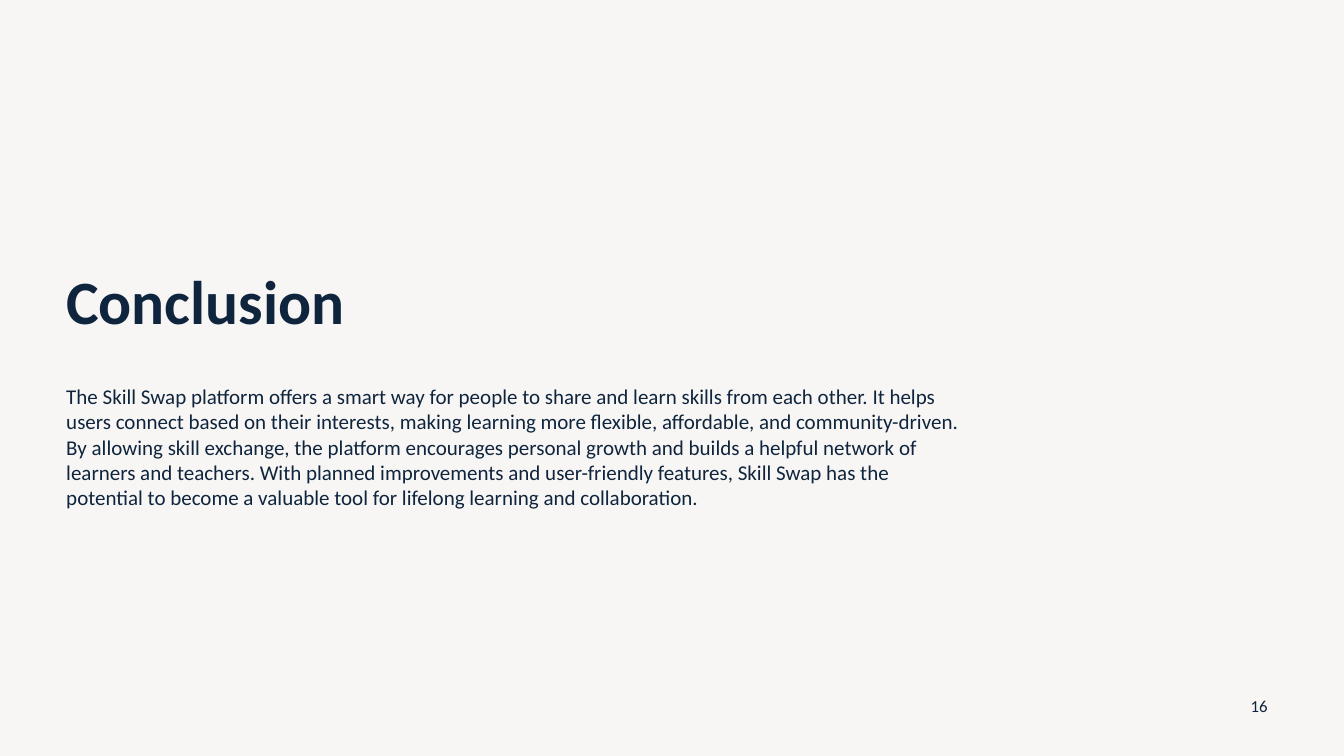
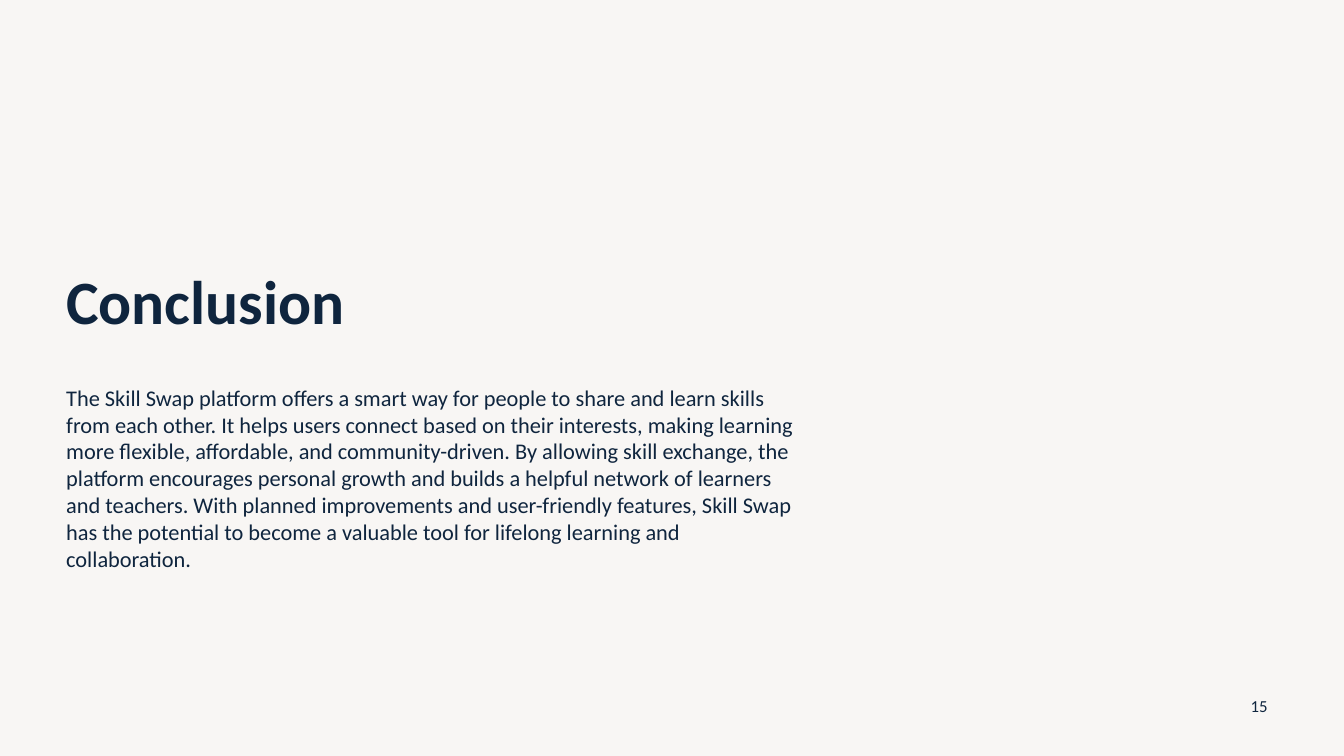
Before and after one commit to arnoldhere/Skill-Swap, a slide deck: slide 15 of doc/SkillSwap.pptx (slide 16 before the commit). Drawn at 1344x756 pixels with LibreOffice and Linux fonts; fonts in the diff are those of the drawing. Boxes give left, top, right and bottom in pixels: in the first picture for what was removed or moved away, otherwise in the second. Text is boxed around its words. In the diff, an @@ line names an element or a change of style, - is before the commit and + after.

```diff
--- a/doc/SkillSwap.pptx
+++ b/doc/SkillSwap.pptx
@@ text "The Skill Swap platform offers ..." at (66,390,793,567): size 15 to 16 pt @@
@@ page number at (1251,701,1268,712): text changed @@
-16
+15
```
Also in this commit, not shown: 6 other slides changed, 1 slide removed, 2 other files.
